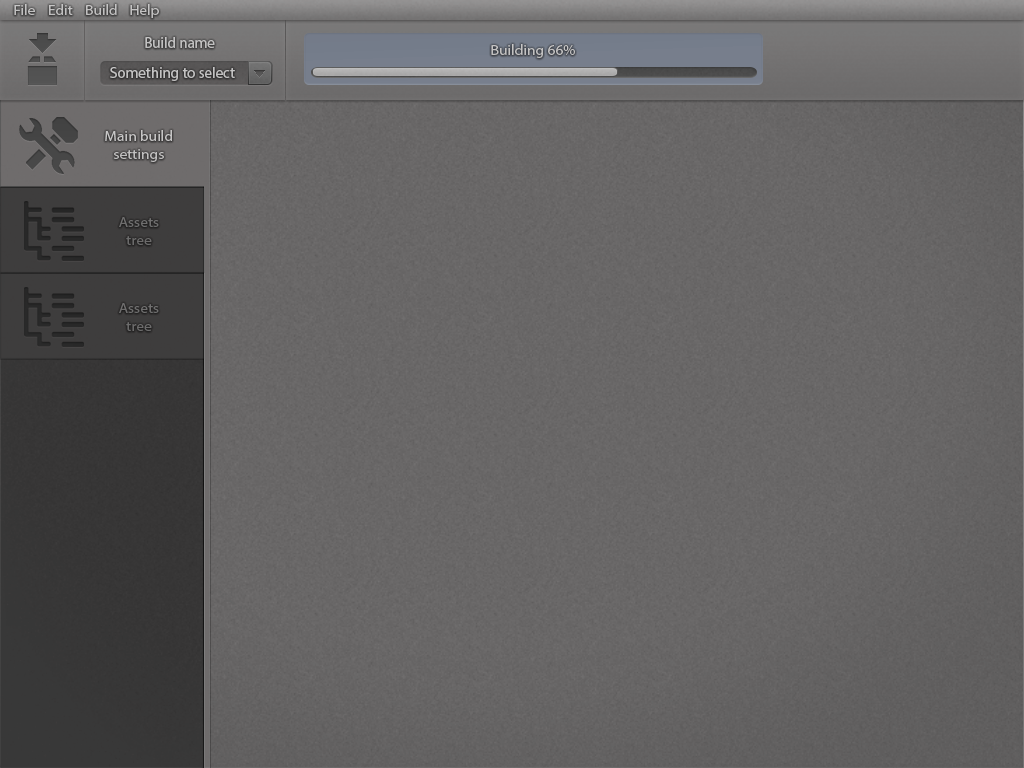
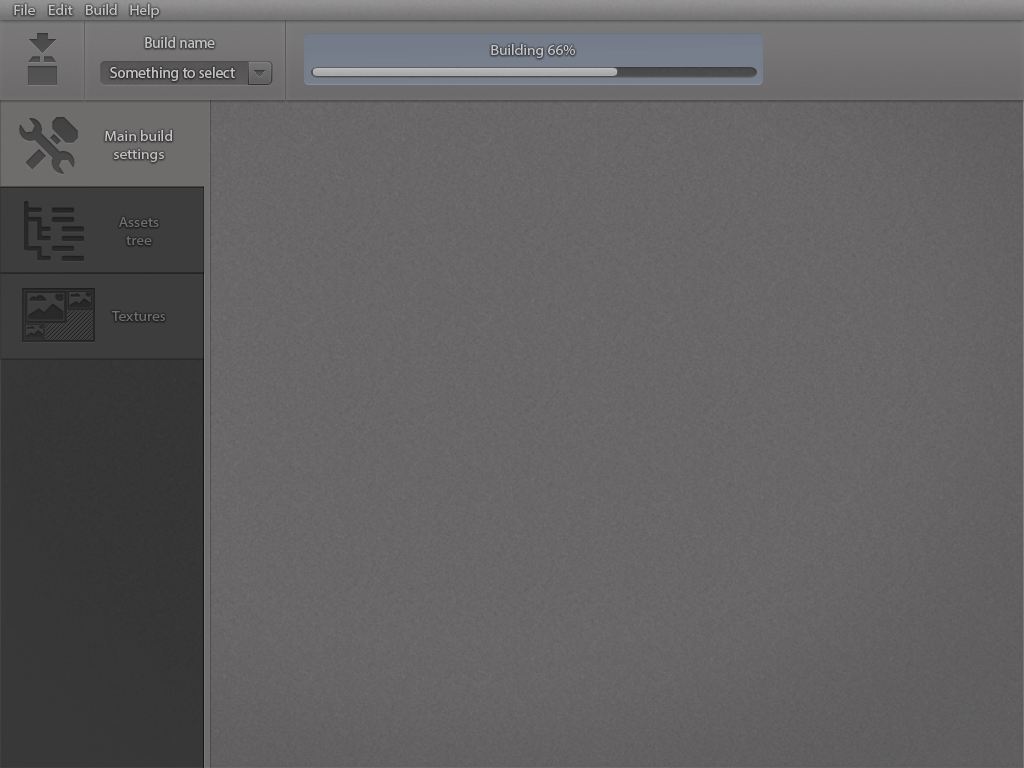
Before/after of a w=1024, h=768 layered artwork. What changed in the layer stack:
painted on "Icon" (4th of 4, in "Content" › "Tab_Textures" › "Background" › "Tab") over left=22, top=287, right=95, bottom=347
renamed "Assets tree" to "Textures", painted on it over left=111, top=303, right=165, bottom=331
